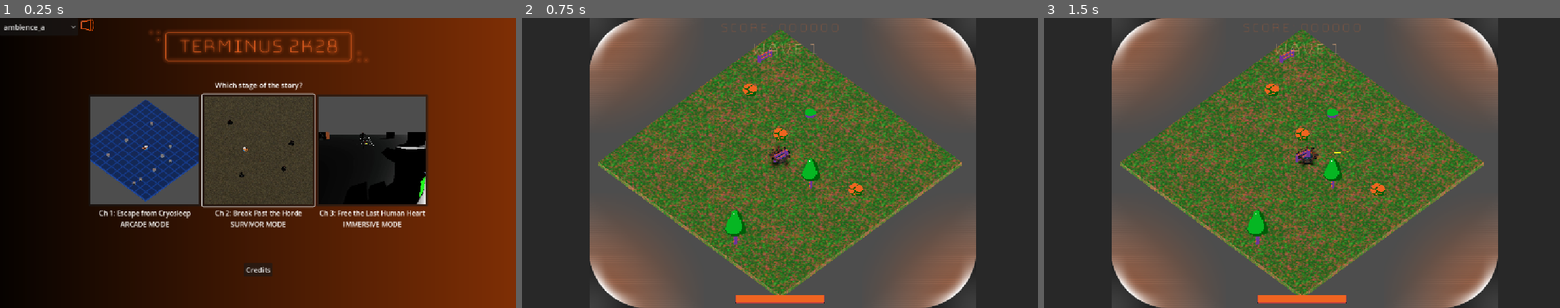
Above: before the commit, frames 1-3 (left to right).
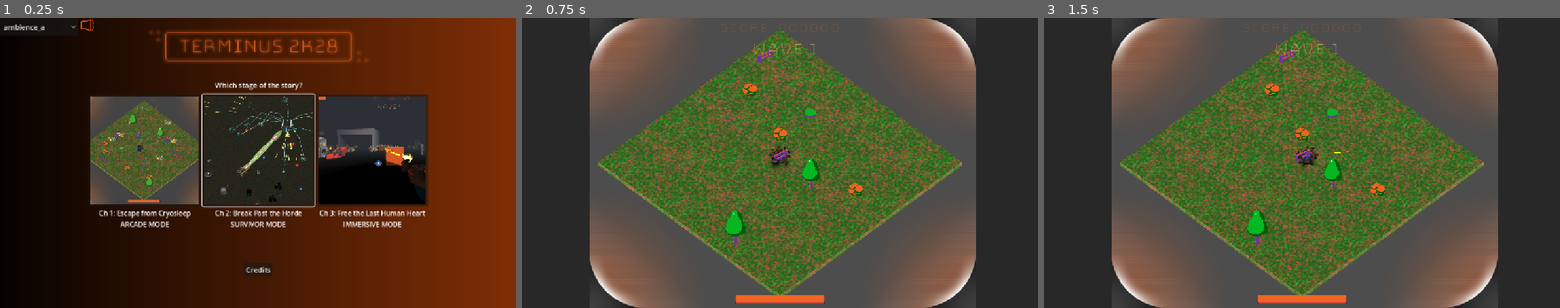
Above: after the commit, the same moments.

Repository: Gamkedo/terminus-2k28
Game: Godot game, scene res://level_menu.tscn
Two runs of this game, one before a commit and one after it. Both use one fixed random seed, a clock stepped at 60 frames per second and the inputs below.
Inputs (mouse positions are in pixels of both pictures, inside the frame that each line leads up to):
- Up to frame 1 (0.25 s): no input
- Up to frame 2 (0.75 s): click (666, 151) at 0.5 s
- Up to frame 3 (1.5 s): tap Enter at 1.25 s; move the mouse to (1415, 148) at 1.27 s; press the mouse at (1415, 148) at 1.28 s; hold D (walk_right) from 1.28 s (still down)

The runs differ from the first frame. In frame 1, 14% of the frame differs, in the area x 17-83%, y 27-65%; in frame 2, nothing differs; in frame 3, nothing differs.

Commit message:
Updating area preview images

Diff:
--- a/level_menu.tscn
+++ b/level_menu.tscn
@@ -1,12 +1,12 @@
 [gd_scene format=3 uid="uid://c7hc705w0hq2y"]
 
 [ext_resource type="Script" uid="uid://b8ios76is7wac" path="res://Scripts/menus/level_select.gd" id="1_lnidy"]
-[ext_resource type="Texture2D" uid="uid://orfwumf3qiy1" path="res://Scenes - Levels/Level Select Preview Images/areaA-preview.jpg" id="1_pssaq"]
 [ext_resource type="Texture2D" uid="uid://by5q5qyu6eopi" path="res://Sprites/GUI/Terminus2k28Logo.png" id="2_lnidy"]
 [ext_resource type="PackedScene" uid="uid://d2psco3t4cdwm" path="res://Scenes - UI/SoundControlUI.tscn" id="2_w32vy"]
-[ext_resource type="Texture2D" uid="uid://c3neky7qng2wm" path="res://Scenes - Levels/Level Select Preview Images/areaB-preview.jpg" id="3_g3bd0"]
+[ext_resource type="Texture2D" uid="uid://d3ym0voj38pp1" path="res://Scenes - Levels/Level Select Preview Images/areaA-preview.png" id="3_7blhc"]
 [ext_resource type="Script" uid="uid://43vdms6yoos2" path="res://Scripts/menus/menu_button.gd" id="4_7blhc"]
-[ext_resource type="Texture2D" uid="uid://oaxy71lew71g" path="res://Scenes - Levels/Level Select Preview Images/areaC-preview.jpg" id="4_krrsl"]
+[ext_resource type="Texture2D" uid="uid://drjg56vfuktlm" path="res://Scenes - Levels/Level Select Preview Images/areaB-preview.png" id="5_y1rhc"]
+[ext_resource type="Texture2D" uid="uid://dm856cff6gqsi" path="res://Scenes - Levels/Level Select Preview Images/areaC-preview.png" id="6_wj7nf"]
 [ext_resource type="Script" uid="uid://bv8ijbramquuc" path="res://menu_button_audio.gd" id="7_gd4f1"]
 
 [sub_resource type="Gradient" id="Gradient_lnidy"]
@@ -69,7 +69,7 @@
 custom_minimum_size = Vector2(250, 250)
 layout_mode = 2
 focus_neighbor_right = NodePath("../../Survivor Container/AreaB Survivor")
-icon = ExtResource("1_pssaq")
+icon = ExtResource("3_7blhc")
 expand_icon = true
 script = ExtResource("4_7blhc")
 
@@ -88,7 +88,7 @@
 layout_mode = 2
 focus_neighbor_left = NodePath("../../Arcade Container/AreaA Arcade")
 focus_neighbor_right = NodePath("../../Immersive Container/AreaC Immersive")
-icon = ExtResource("3_g3bd0")
+icon = ExtResource("5_y1rhc")
 expand_icon = true
 script = ExtResource("4_7blhc")
 
@@ -106,7 +106,7 @@
 custom_minimum_size = Vector2(250, 250)
 layout_mode = 2
 focus_neighbor_left = NodePath("../../Survivor Container/AreaB Survivor")
-icon = ExtResource("4_krrsl")
+icon = ExtResource("6_wj7nf")
 expand_icon = true
 script = ExtResource("4_7blhc")
 
Binary file removed: Scenes - Levels/Level Select Preview Images/areaA-preview.jpg
Binary file added: Scenes - Levels/Level Select Preview Images/areaA-preview.png
Not shown, changed: Scenes - Levels/Level Select Preview Images/areaA-preview.png.import
Binary file removed: Scenes - Levels/Level Select Preview Images/areaB-preview.jpg
Binary file added: Scenes - Levels/Level Select Preview Images/areaB-preview.png
Not shown, changed: Scenes - Levels/Level Select Preview Images/areaB-preview.png.import
Binary file removed: Scenes - Levels/Level Select Preview Images/areaC-preview.jpg
Binary file added: Scenes - Levels/Level Select Preview Images/areaC-preview.png
Not shown, changed: Scenes - Levels/Level Select Preview Images/areaC-preview.png.import
